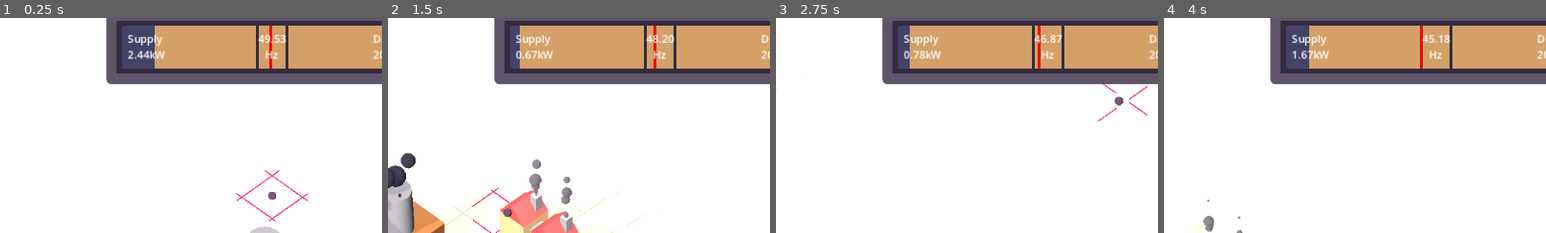
Above: before the commit, frames 1-4 (left to right).
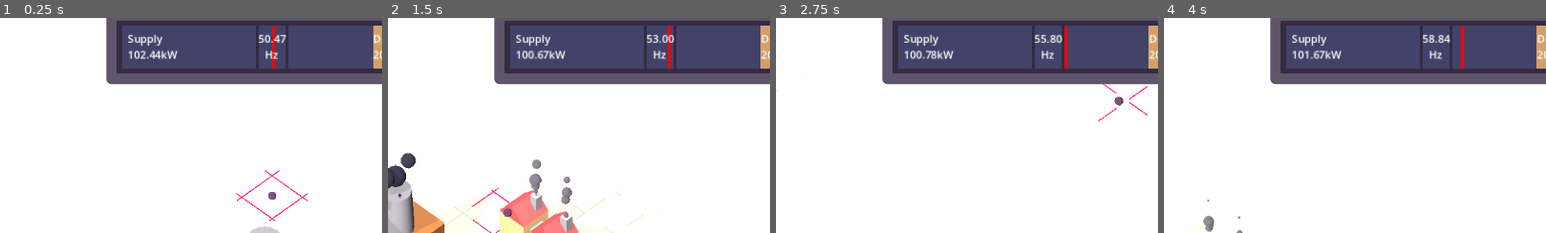
Above: after the commit, the same moments.

Repository: Vandebron/vandebron_game
Game: Godot game, scene res://world/main.tscn
Two runs of this game, one before a commit and one after it. Both use one fixed random seed, a clock stepped at 60 frames per second and the inputs below.
Inputs (mouse positions are % of the whole screen's width and height, from its top left):
- Up to frame 1 (0.25 s): no input
- Up to frame 2 (1.5 s): move the mouse to (72, 45) at 0.52 s; hold D (move_right) 0.53-1.28 s; click (72, 45) at 0.6 s; move the mouse to (30, 55) at 1.27 s; hold S (move_down) from 1.28 s (still down); tap Tab (show_info) at 1.35 s
- Up to frame 3 (2.75 s): move the mouse to (60, 28) at 2.02 s; release S (move_down) at 2.03 s; hold D (move_right) from 2.03 s (still down); click (60, 28) at 2.1 s
- Up to frame 4 (4 s): move the mouse to (45, 70) at 2.77 s; release D (move_right) at 2.78 s; hold W (move_up) 2.78-3.53 s; tap Tab (show_info) at 2.85 s; move the mouse to (80, 65) at 3.52 s; hold A (move_left) from 3.53 s (still down); click (80, 65) at 3.6 s
The pictures show only the part of the screen within x 14-64%, y 9-59%; the shares and areas given below are measured in that part.

The runs differ from the first frame. In frame 1, 11% of the frame differs, in the area x 33-98%, y 3-24%; in frame 2, 12%; in frame 3, 12%; in frame 4, 12%.

Commit message:
Fix coal plant not producing

Diff:
--- a/object/coal_plant/coal_plant.gd
+++ b/object/coal_plant/coal_plant.gd
@@ -5,3 +5,4 @@
 
 func _ready() -> void:
 	model.animation_player.play("produce")
+	current_power = nominal_power
